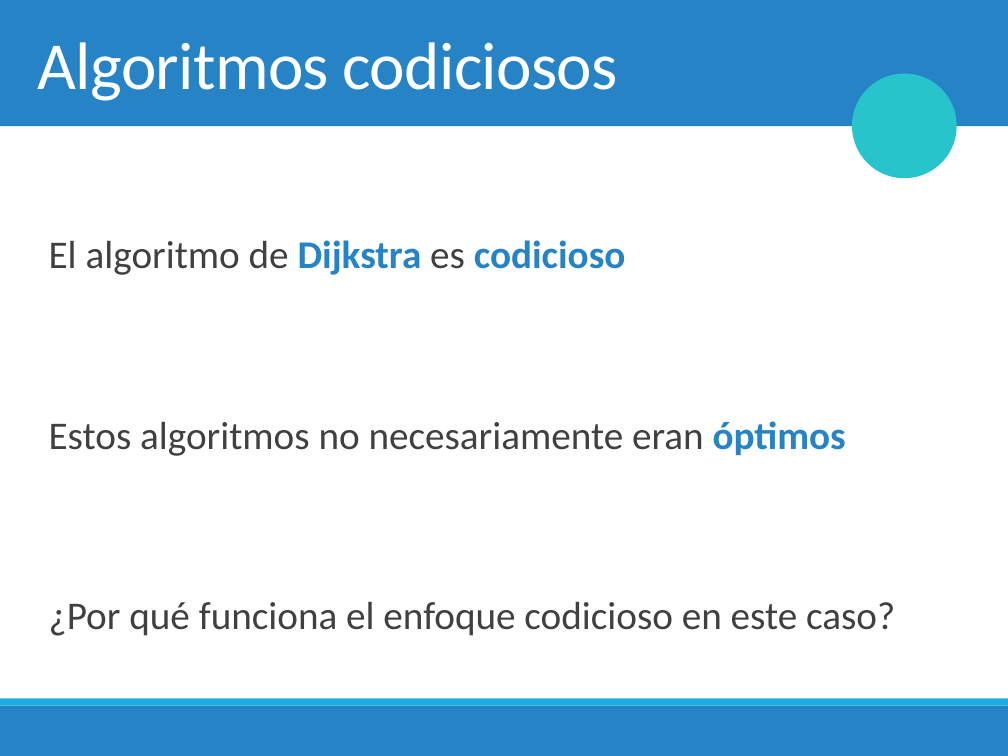
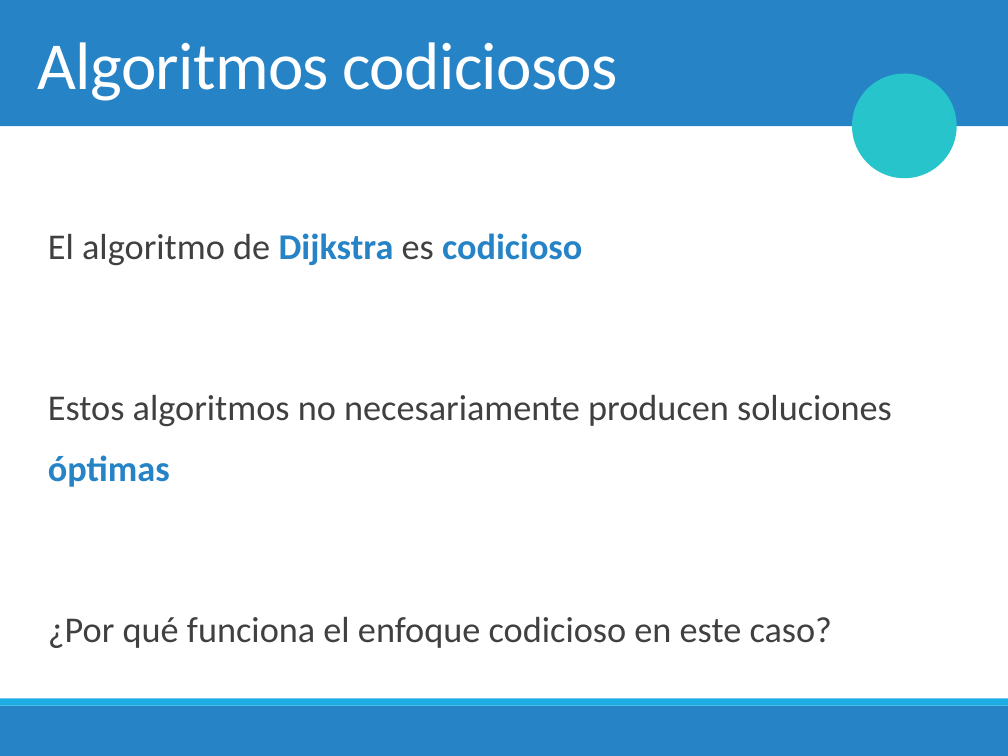
Before and after one commit to fvandeputte/2018-1, a slide deck: slide 23 of Clases/5. Algoritmos de Grafos/6. Dijkstra.pptx (slide 22 before the commit). Drawn at 1008x756 pixels with LibreOffice and Linux fonts; fonts in the diff are those of the drawing; background and template pictures are left out. Boxes give left, top, right and bottom in pixels: in the first picture for what was removed or moved away, otherwise in the second. Text is boxed around its words. In the diff, an @@ line names an element or a change of style, - is before the commit and + after.

```diff
--- a/Clases/5. Algoritmos de Grafos/6. Dijkstra.pptx
+++ b/Clases/5. Algoritmos de Grafos/6. Dijkstra.pptx
@@ text at bbox=[48, 233, 833, 648]: size 28 to 25.9 pt in "El algoritmo de Dijkstra es codicioso", "¿Por qué funciona el enfoque codicioso en ..."; line spacing 1.5 to 1.4 @@
@@ text at bbox=[48, 395, 892, 487]: text changed; size 28 to 25.9 pt @@
-  Estos algoritmos no necesariamente eran óptimos
+  Estos algoritmos no necesariamente producen soluciones óptimas
```
Also in this commit, not shown: 6 other slides changed, 2 slides added, 3 other files.
